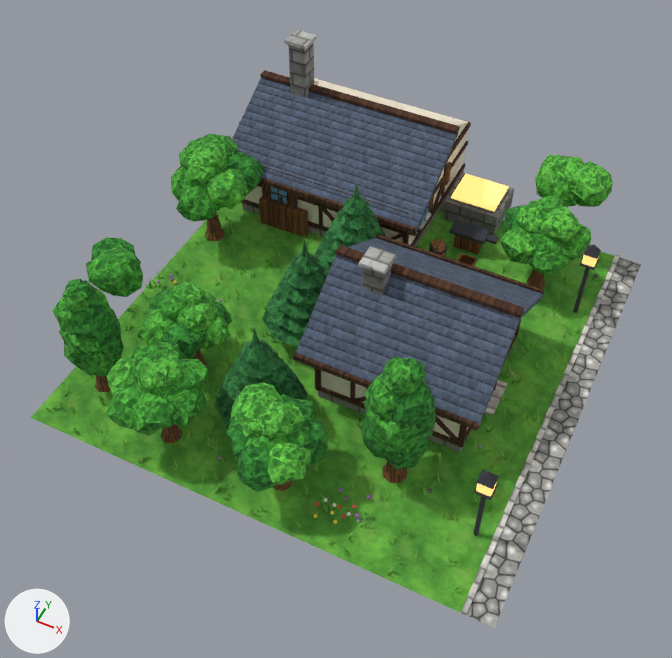
What one commit did to the glTF model assets/models/town_b/chunk_1_3.glb.
One viewpoint serves both versions: a 50 mm camera at (33.0, -75.8, 24.6) aimed at (23.7, -57.2, 1.4). The axes (+X, +Y, +Z) are drawn at lower left. The lights are the same throughout. The picture after the commit comes second. Vertices at exactly the same position are counted once.

Objects in the first picture: 'chunk_1_3'.
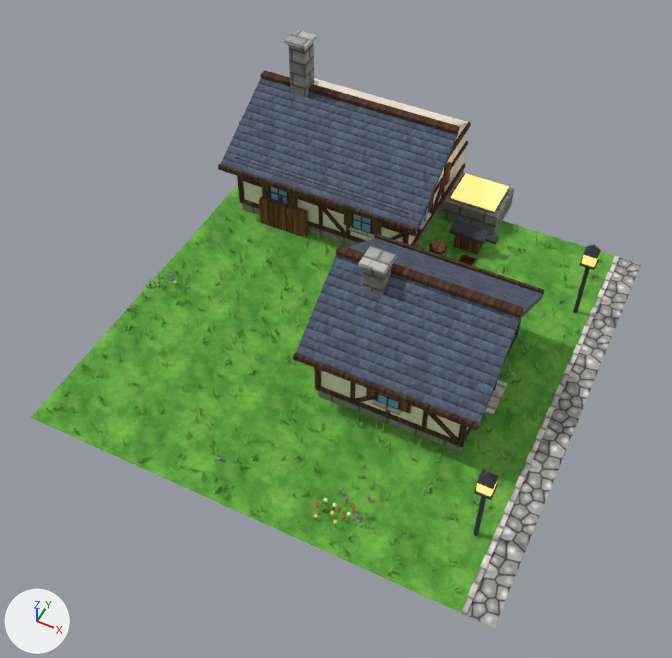
Patch to the scene script:
```diff
--- a/assets/models/town_b/chunk_1_3.glb.py
+++ b/assets/models/town_b/chunk_1_3.glb.py
@@ me_chunk_1_3 @@
 # used by ob_chunk_1_3; location = (0.0, 0.0, 0.0)
-me_chunk_1_3.from_pydata(...)  # 15292 vertices, 22558 faces; spans x 15.3..32.0, y -64.2..-46.0, z 0.0..6.3
+me_chunk_1_3.from_pydata(...)  # 11206 vertices, 14576 faces; spans x 15.8..32.0, y -64.0..-46.0, z 0.0..6.3
+# me_chunk_1_3 part 1: 125 loose pieces with 4094 vertices, spanning x 15.3..30.3, y -64.2..-47.1, z 0.0..5.4, are deleted
+# other edits to the shape of me_chunk_1_3 do not show in these pictures
 me_chunk_1_3.materials.append(mat_grass_a)
@@ me_chunk_1_3 @@
 me_chunk_1_3.materials.append(mat_flower_w)
-me_chunk_1_3.materials.append(mat_trunk)
-me_chunk_1_3.materials.append(mat_leaf_a)
-me_chunk_1_3.materials.append(mat_leaf_c)
 me_chunk_1_3.materials.append(mat_plaster)
 me_chunk_1_3.materials.append(mat_rock_dark)
-me_chunk_1_3.materials.append(mat_leaf_pine)
```

Boxes (x1, y1, x2, y2) around the edits, measured in the pictures (672 x 658 px):
part 1 of me_chunk_1_3, deleted (green)
    before: (52, 134, 613, 492)
